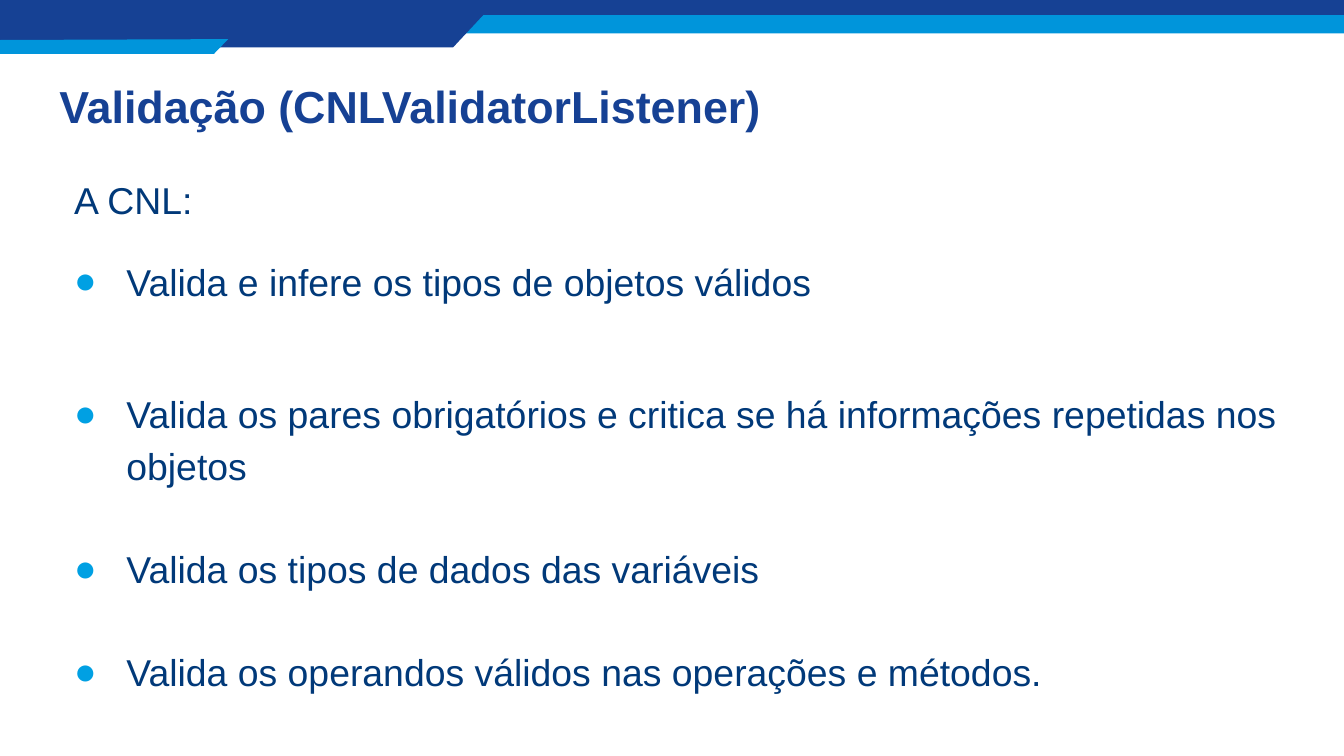
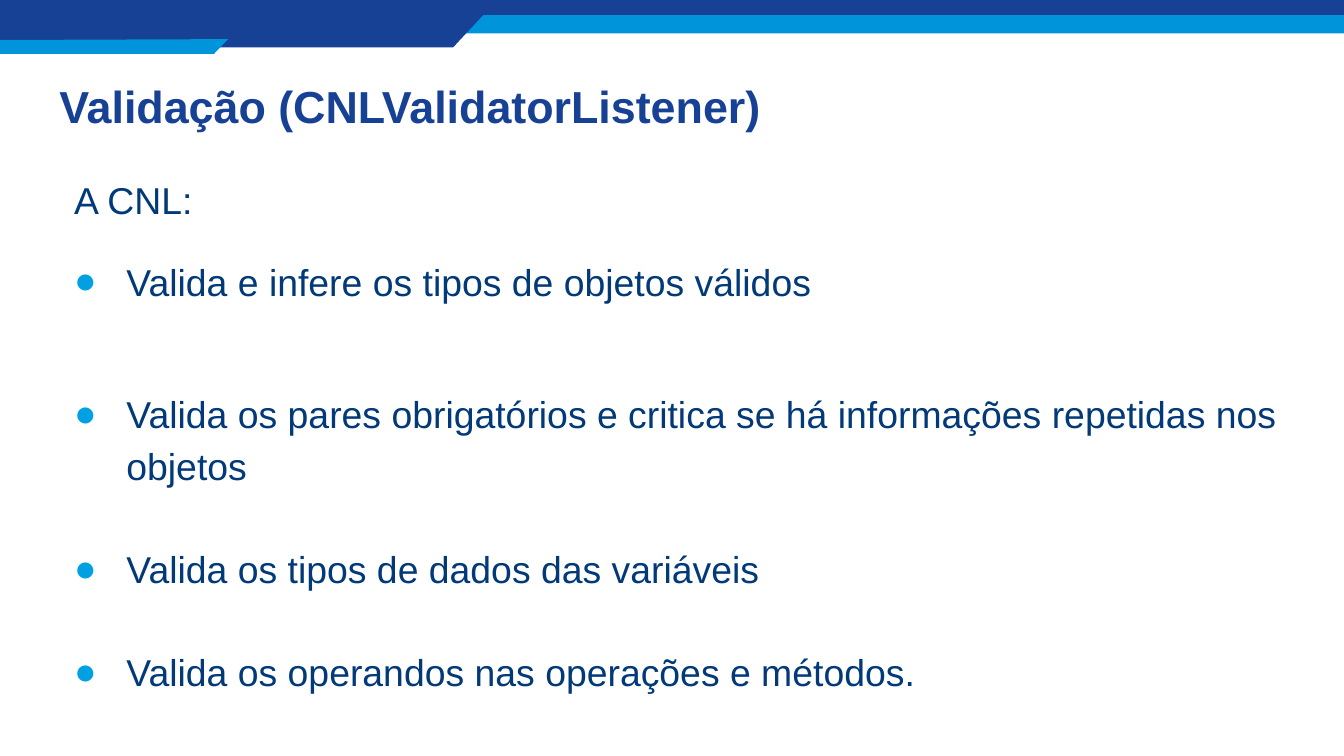
Before and after one commit to CMPdeS/CNL, a slide deck: slide 25 of PPGTI1007-DSL - Trabalho Final - CNL.pptx. Drawn at 1344x756 pixels with LibreOffice and Linux fonts; fonts in the diff are those of the drawing. Boxes give left, top, right and bottom in pixels: in the first picture for what was removed or moved away, otherwise in the second. Text is boxed around its words. In the diff, an @@ line names an element or a change of style, - is before the commit and + after.

```diff
--- a/PPGTI1007-DSL - Trabalho Final - CNL.pptx
+++ b/PPGTI1007-DSL - Trabalho Final - CNL.pptx
@@ text at (x1=126, y1=658, x2=915, y2=694): text changed @@
-● Valida os operandos válidos nas operações e métodos.
+● Valida os operandos nas operações e métodos.
```
Also in this commit, not shown: 5 other slides changed, 2 other files.
